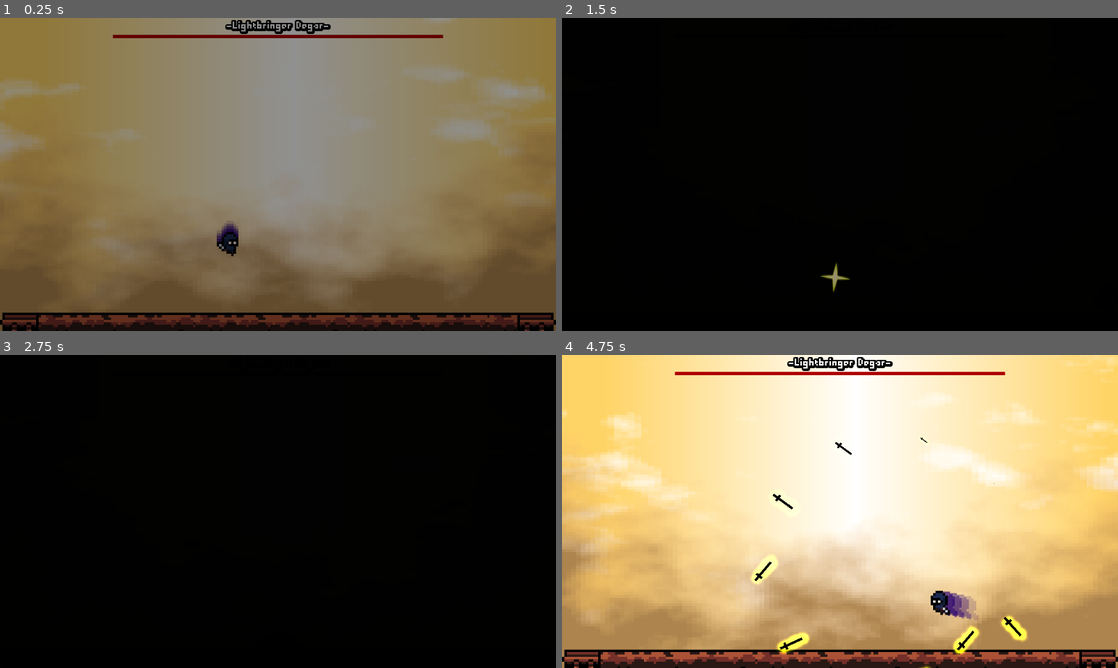
Above: before the commit, frames 1-4 (two rows, left to right).
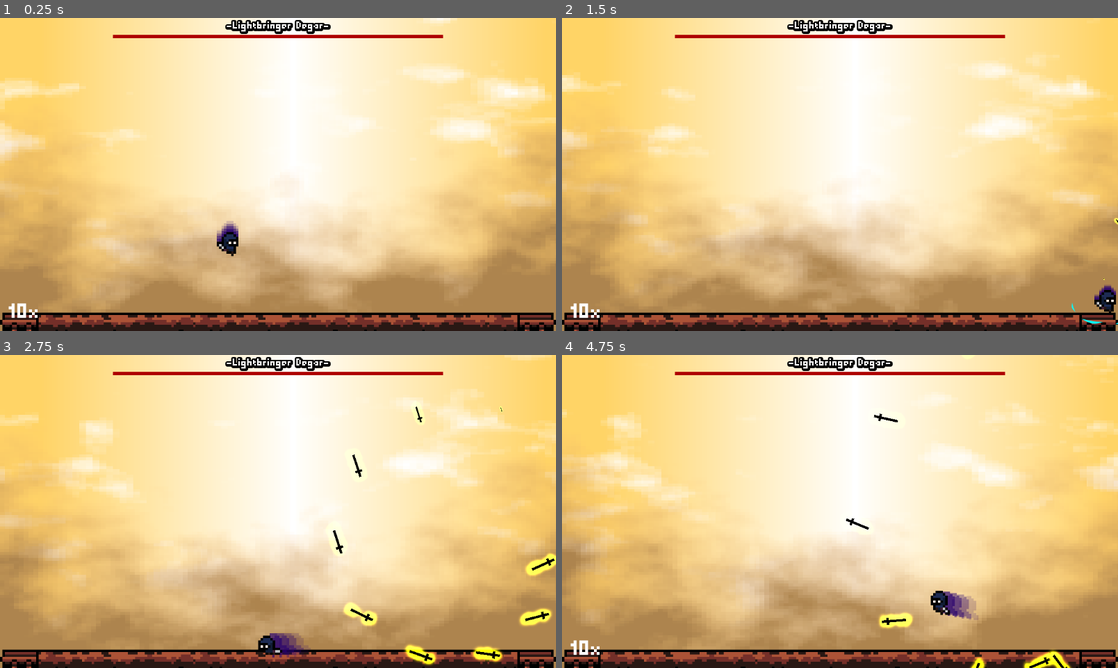
Above: after the commit, the same moments.

Repository: ArandomPsi/returntosender
Game: Godot game, scene res://scenes/lightdomain.tscn
Two runs of this game, one before a commit and one after it. Both use one fixed random seed, a clock stepped at 60 frames per second and the inputs below. The project has no main scene, so this scene is started directly.
Inputs:
- Up to frame 1 (0.25 s): no input
- Up to frame 2 (1.5 s): hold Right (right) from 0.53 s (still down); tap Space (basicattack) at 0.6, 1.35 s; tap Up (up) at 0.77 s
- Up to frame 3 (2.75 s): tap Up (up) at 1.52 s; release Right (right) at 2.03 s; hold Left (left) from 2.03 s (still down); tap Space (basicattack) at 2.1 s
- Up to frame 4 (4.75 s): release Left (left) at 2.78 s; hold Right (right) 2.78-4.28 s; tap Space (basicattack) at 2.85, 3.6, 4.35 s; tap Up (up) at 3.02, 3.77, 4.52 s; hold Left (left) from 4.28 s (still down)

The runs differ from the first frame. In frame 1, 97% of the frame differs, in the area x 0-100%, y 0-100%; in frame 2, 99%; in frame 3, 99%; in frame 4, 2.0%.

Commit message:
look fabababa

Diff:
--- a/scenes/boss2.tscn
+++ b/scenes/boss2.tscn
@@ -253,7 +253,7 @@
 tracks/1/interp = 1
 tracks/1/loop_wrap = true
 tracks/1/keys = {
-"times": PackedFloat32Array(0.233334, 3.06667, 10.6667, 11.8),
+"times": PackedFloat32Array(0.233334, 1.13333, 9.1, 9.8),
 "transitions": PackedFloat32Array(1, 1, 1, 1),
 "values": [{
 "args": [],
@@ -288,7 +288,7 @@
 tracks/3/interp = 1
 tracks/3/loop_wrap = true
 tracks/3/keys = {
-"times": PackedFloat32Array(0, 0.533333, 2.83333, 3.43333),
+"times": PackedFloat32Array(6.16667, 6.9, 7.7, 8.3),
 "transitions": PackedFloat32Array(1, 1, 1, 1),
 "update": 0,
 "values": [Color(1, 1, 1, 0), Color(1, 1, 1, 0.992157), Color(1, 1, 1, 0.992157), Color(1, 1, 1, 0)]
@@ -300,7 +300,7 @@
 tracks/4/interp = 1
 tracks/4/loop_wrap = true
 tracks/4/keys = {
-"times": PackedFloat32Array(1.43333),
+"times": PackedFloat32Array(6.26667),
 "transitions": PackedFloat32Array(1),
 "update": 1,
 "values": [true]
@@ -405,8 +405,8 @@
 angular_velocity_min = -88.62
 angular_velocity_max = -88.62
 gravity = Vector3(0, 0, 0)
-scale_min = 0.2
-scale_max = 0.2
+scale_min = 0.4
+scale_max = 0.4
 color_ramp = SubResource("GradientTexture1D_2sk4p")
 
 [sub_resource type="CircleShape2D" id="CircleShape2D_ikfqe"]
@@ -535,7 +535,7 @@
 color = Color(0, 0, 0, 1)
 
 [node name="GPUParticles2D" type="GPUParticles2D" parent="hud"]
-position = Vector2(566, 537)
+position = Vector2(566, 239)
 emitting = false
 amount = 1
 texture = ExtResource("6_qkqg0")
--- /dev/null
+++ b/scenes/fabababa.tscn
@@ -0,0 +1,10 @@
+[gd_scene load_steps=2 format=3 uid="uid://bdviunspcrpsd"]
+
+[ext_resource type="Script" uid="uid://cqddjuhov2s2w" path="res://scripts/hitdetector.gd" id="1_fm773"]
+
+[node name="fabababa" type="Area2D"]
+collision_layer = 0
+collision_mask = 2
+script = ExtResource("1_fm773")
+
+[connection signal="body_entered" from="." to="." method="_on_body_entered"]
--- a/scenes/player.tscn
+++ b/scenes/player.tscn
@@ -1,7 +1,8 @@
-[gd_scene load_steps=11 format=3 uid="uid://cmagugo1dt6ek"]
+[gd_scene load_steps=12 format=3 uid="uid://cmagugo1dt6ek"]
 
 [ext_resource type="Texture2D" uid="uid://dyyofscx0dton" path="res://assets/godslayer.png" id="1_8afob"]
 [ext_resource type="Script" uid="uid://cjc648jo20bgh" path="res://scripts/player.gd" id="1_dovo2"]
+[ext_resource type="FontFile" uid="uid://dg5oqr02k0vkp" path="res://assets/PixelMillennium-1oBZ.ttf" id="3_qhqgy"]
 
 [sub_resource type="AtlasTexture" id="AtlasTexture_75vfm"]
 atlas = ExtResource("1_8afob")
@@ -104,6 +105,16 @@
 
 [node name="hud" type="CanvasLayer" parent="."]
 
+[node name="combometer" type="Label" parent="hud"]
+texture_filter = 1
+offset_left = 18.0
+offset_top = 585.0
+offset_right = 84.0
+offset_bottom = 633.0
+theme_override_fonts/font = ExtResource("3_qhqgy")
+theme_override_font_sizes/font_size = 48
+text = "10x"
+
 [node name="Camera2D" type="Camera2D" parent="."]
 limit_left = 0
 limit_top = 0
--- a/scenes/slash.tscn
+++ b/scenes/slash.tscn
@@ -54,4 +54,5 @@
 shape = SubResource("RectangleShape2D_gu08y")
 
 [connection signal="animation_finished" from="sprite" to="." method="_on_sprite_animation_finished"]
+[connection signal="body_entered" from="Area2D" to="." method="_on_area_2d_body_entered"]
 [connection signal="body_entered" from="Area2D" to="Area2D" method="_on_body_entered"]
--- a/scripts/deflector.gd
+++ b/scripts/deflector.gd
@@ -7,7 +7,8 @@
 		body.reflect()
 	else:
 		body.velocity += global_transform.x * 800
-		body.hp -= 1
+		body.hp -= 1 + get_parent().get_parent().hitcombo/2
+
 
 	global.player.velocity = global_transform.x * -600
 	global.player.camerashake += 12
--- /dev/null
+++ b/scripts/hitdetector.gd
@@ -0,0 +1,5 @@
+extends Area2D
+
+
+func _on_body_entered(body: Node2D) -> void:
+	if body.has_method("takedamage")
--- a/scripts/player.gd
+++ b/scripts/player.gd
@@ -17,6 +17,8 @@
 
 var camerashake : int = 0
 
+var hitcombo : int = 0
+
 func _ready() -> void:
 	hp = 20
 	global.player = self
@@ -34,6 +36,11 @@
 	updatevisuals()
 	createtrail(0.1)
 
+	if is_on_floor():
+		hitcombo = 0
+		$hud/combometer.visible = false
+	else:
+		$hud/combometer.visible = true
 
 
 
@@ -139,3 +146,5 @@
 	var b = preload("res://scenes/hitfx.tscn").instantiate()
 	get_tree().current_scene.add_child(b)
 	b.position = pos
+func takedamage():
+	camerashake += 20
--- a/scripts/slash.gd
+++ b/scripts/slash.gd
@@ -3,3 +3,7 @@
 
 func _on_sprite_animation_finished() -> void:
 	queue_free()
+
+
+func _on_area_2d_body_entered(body: Node2D) -> void:
+	get_parent().hitcombo += 1
Not shown, added: scripts/hitdetector.gd.uid
